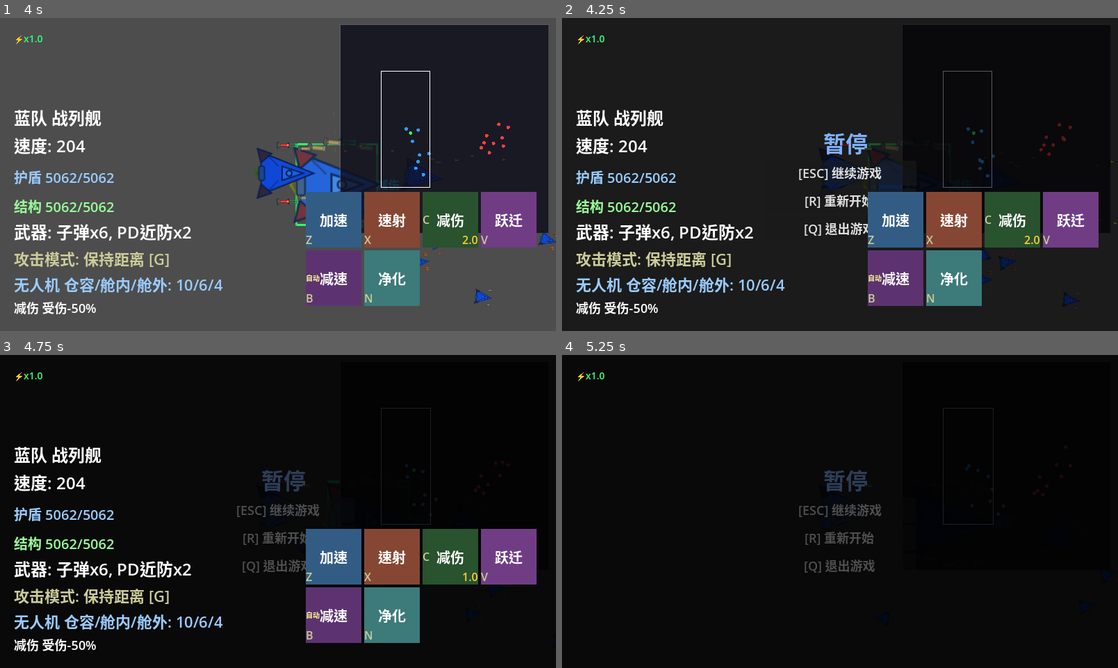
Above: before the commit, frames 1-4 (two rows, left to right).
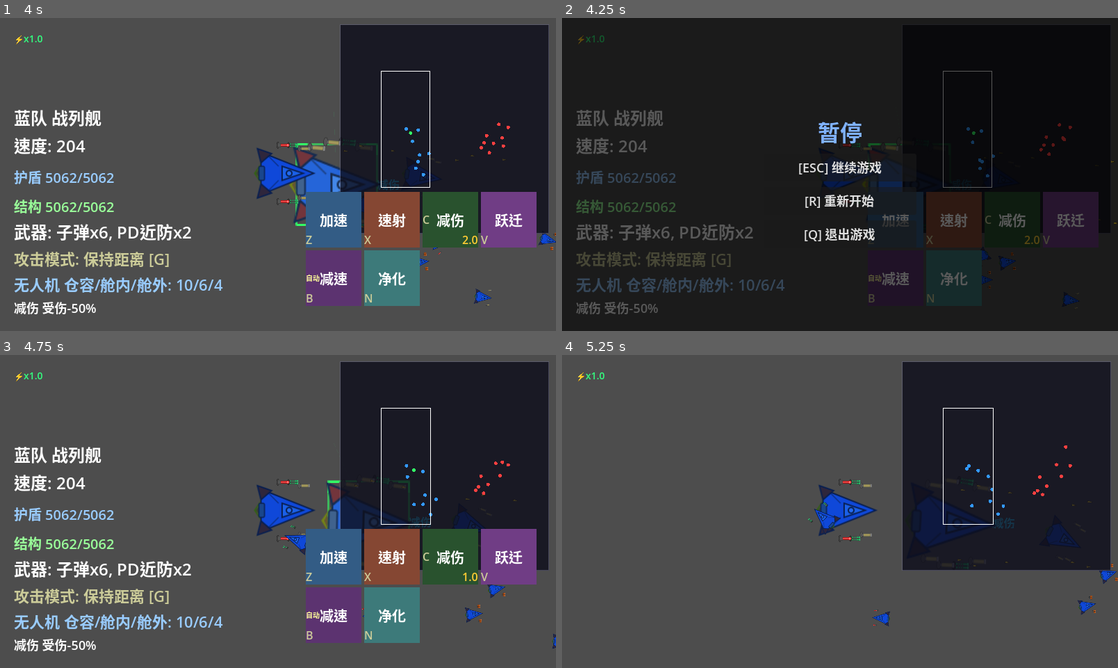
Above: after the commit, the same moments.

Repository: ZhanXuzhao/SpaceRTS
Game: Godot game, scene res://scenes/main.tscn
Two runs of this game, one before a commit and one after it. Both use one fixed random seed, a clock stepped at 60 frames per second and the inputs below.
Inputs (mouse positions are in pixels of both pictures, inside the frame that each line leads up to):
- Up to frame 1 (4 s): tap Enter at 0.5 s; move the mouse to (400, 158) at 0.52 s; hold W 0.53-1.25 s; tap R at 0.6 s; click (400, 158) at 0.67 s; drag from (166, 190) to (72, 93) at 1.27 s; move the mouse to (333, 105) at 2.02 s; hold W 2.03-2.75 s; tap H at 2.1 s; click (333, 105) at 2.17 s; drag from (250, 237) to (339, 174) at 2.77 s; move the mouse to (444, 221) at 3.52 s; hold A from 3.53 s (still down); tap G at 3.6 s; click (444, 221) at 3.67 s
- Up to frame 2 (4.25 s): keep holding A; tap Escape at 4.15 s
- Up to frame 3 (4.75 s): release A at 4.25 s; click "[ESC] 继续游戏" at 4.25 s
- Up to frame 4 (5.25 s): click (840, 536) at 5 s, where only the run before the commit has a clickable "[R] 重新开始"

Frame 1 is identical in both runs. In frame 2, 16% of the frame differs, in the area x 2-97%, y 5-95%; in frame 3, 86%; in frame 4, 99%, in the area x 0-100%, y 0-100%.

Commit message:
refactor: ESC菜单改为静态场景布局，修复鼠标点击无响应
- 新建 scenes/overlay.tscn 静态场景，替代动态创建 UI
- overlay.gd 改为引用场景节点，build_menu() 动态切换暂停/结束内容
- 移除 main.gd 中硬编码的中心区域点击拦截（干扰按钮事件）
- 合并 PauseMenu/GameOverMenu 为单层 MenuContainer
- 所有交互节点设置 process_mode=ALWAYS 确保暂停时可点击

Diff:
--- a/scenes/main.tscn
+++ b/scenes/main.tscn
@@ -4,6 +4,7 @@
 [ext_resource type="PackedScene" uid="uid://b7eaqud7iciyu" path="res://scenes/unit.tscn" id="2"]
 [ext_resource type="Script" uid="uid://bkb3irhwvj522" path="res://scripts/hud.gd" id="3"]
 [ext_resource type="Script" uid="uid://70ra2eu01cf8" path="res://scripts/minimap.gd" id="4"]
+[ext_resource type="PackedScene" path="res://scenes/overlay.tscn" id="5"]
 
 [node name="Main" type="Node2D" unique_id=1288269235]
 script = ExtResource("1")
@@ -22,8 +23,6 @@
 
 [node name="Minimap" type="Node2D" parent="MinimapLayer/MinimapContainer" unique_id=916498273]
 script = ExtResource("4")
-
-[node name="OverlayLayer" type="CanvasLayer" parent="." unique_id=418456760]
 
 [node name="HudLayer" type="CanvasLayer" parent="." unique_id=1765123370]
 
@@ -291,37 +290,39 @@
 theme_override_colors/font_color = Color(1, 0.8, 0.2, 1)
 theme_override_font_sizes/font_size = 16
 
-[node name="SkillBtn5" type="MarginContainer" parent="HudLayer/Hud/SkillPanel"]
-custom_minimum_size = Vector2(80, 80)
-layout_mode = 2
-
-[node name="Bg" type="ColorRect" parent="HudLayer/Hud/SkillPanel/SkillBtn5"]
+[node name="SkillBtn5" type="MarginContainer" parent="HudLayer/Hud/SkillPanel" unique_id=32682040]
+custom_minimum_size = Vector2(80, 80)
+layout_mode = 2
+
+[node name="Bg" type="ColorRect" parent="HudLayer/Hud/SkillPanel/SkillBtn5" unique_id=1223542272]
 layout_mode = 2
 color = Color(0.3, 0.9, 0.9, 1)
 
-[node name="Border" type="ColorRect" parent="HudLayer/Hud/SkillPanel/SkillBtn5"]
-layout_mode = 2
-mouse_filter = 2
-color = Color(0.2, 0.2, 0.2, 0.6)
-
-[node name="Name" type="Label" parent="HudLayer/Hud/SkillPanel/SkillBtn5"]
+[node name="Border" type="ColorRect" parent="HudLayer/Hud/SkillPanel/SkillBtn5" unique_id=1668576729]
+layout_mode = 2
+mouse_filter = 2
+color = Color(0.2, 0.2, 0.2, 0.6)
+
+[node name="Name" type="Label" parent="HudLayer/Hud/SkillPanel/SkillBtn5" unique_id=645079958]
 layout_mode = 2
 theme_override_font_sizes/font_size = 20
 text = "净化"
 horizontal_alignment = 1
 vertical_alignment = 1
 
-[node name="Key" type="Label" parent="HudLayer/Hud/SkillPanel/SkillBtn5"]
+[node name="Key" type="Label" parent="HudLayer/Hud/SkillPanel/SkillBtn5" unique_id=1295770453]
 layout_mode = 2
 size_flags_vertical = 8
 theme_override_colors/font_color = Color(0.8, 0.8, 0.6, 1)
 theme_override_font_sizes/font_size = 16
 text = "N"
 
-[node name="CD" type="Label" parent="HudLayer/Hud/SkillPanel/SkillBtn5"]
-visible = false
-layout_mode = 2
-size_flags_horizontal = 8
-size_flags_vertical = 8
-theme_override_colors/font_color = Color(1, 0.8, 0.2, 1)
-theme_override_font_sizes/font_size = 16
+[node name="CD" type="Label" parent="HudLayer/Hud/SkillPanel/SkillBtn5" unique_id=481786311]
+visible = false
+layout_mode = 2
+size_flags_horizontal = 8
+size_flags_vertical = 8
+theme_override_colors/font_color = Color(1, 0.8, 0.2, 1)
+theme_override_font_sizes/font_size = 16
+
+[node name="OverlayLayer" parent="." unique_id=423672716 instance=ExtResource("5")]
--- /dev/null
+++ b/scenes/overlay.tscn
@@ -0,0 +1,68 @@
+[gd_scene format=3]
+
+[ext_resource type="Script" path="res://scripts/overlay.gd" id="1"]
+
+[node name="OverlayUI" type="CanvasLayer"]
+script = ExtResource("1")
+process_mode = 3
+
+[node name="Bg" type="ColorRect" parent="."]
+anchors_preset = 0
+anchor_left = 0.0
+anchor_top = 0.0
+anchor_right = 1.0
+anchor_bottom = 1.0
+color = Color(0, 0, 0, 0.65)
+mouse_filter = 2
+
+[node name="MenuContainer" type="VBoxContainer" parent="."]
+visible = false
+process_mode = 3
+anchors_preset = 8
+anchor_left = 0.5
+anchor_top = 0.5
+anchor_right = 0.5
+anchor_bottom = 0.5
+offset_left = -110.0
+offset_top = -86.0
+offset_right = 110.0
+offset_bottom = 86.0
+size_flags_horizontal = 4
+theme_override_constants/separation = 8
+
+[node name="Title" type="Label" parent="MenuContainer"]
+layout_mode = 2
+theme_override_font_sizes/font_size = 32
+horizontal_alignment = 1
+vertical_alignment = 1
+text = "暂停"
+
+[node name="Subtitle" type="Label" parent="MenuContainer"]
+visible = false
+layout_mode = 2
+theme_override_colors/font_color = Color(1, 1, 1, 1)
+theme_override_font_sizes/font_size = 22
+horizontal_alignment = 1
+vertical_alignment = 1
+text = ""
+
+[node name="ResumeBtn" type="Button" parent="MenuContainer"]
+layout_mode = 2
+process_mode = 3
+custom_minimum_size = Vector2(220, 40)
+theme_override_font_sizes/font_size = 18
+text = "[ESC] 继续游戏"
+
+[node name="RestartBtn" type="Button" parent="MenuContainer"]
+layout_mode = 2
+process_mode = 3
+custom_minimum_size = Vector2(220, 40)
+theme_override_font_sizes/font_size = 18
+text = "[R] 重新开始"
+
+[node name="QuitBtn" type="Button" parent="MenuContainer"]
+layout_mode = 2
+process_mode = 3
+custom_minimum_size = Vector2(220, 40)
+theme_override_font_sizes/font_size = 18
+text = "[Q] 退出游戏"
--- a/scripts/main.gd
+++ b/scripts/main.gd
@@ -86,9 +86,8 @@
 	var vsize = get_viewport().get_visible_rect().size
 	_minimap_container.position = Vector2(vsize.x - _minimap_container.size.x - 10, 10)
 
-	# 菜单覆图层（场景中已有 OverlayLayer）
+	# 菜单覆图层（场景中实例化 Overlay.tscn）
 	_overlay = $OverlayLayer
-	_overlay.set_script(preload("res://scripts/overlay.gd"))
 	_overlay.main = self
 	_overlay.process_mode = Node.PROCESS_MODE_ALWAYS
 	_overlay.visible = false
@@ -104,13 +103,6 @@
 	if _game_over or _paused:
 		if _paused:
 			_minimap_node.queue_redraw()
-			if Input.is_mouse_button_pressed(MOUSE_BUTTON_LEFT):
-				var center = get_viewport().get_visible_rect().size / 2
-				var click = get_viewport().get_mouse_position() - center
-				if abs(click.x) < 100 and abs(click.y) < 75:
-					_paused = false
-					get_tree().paused = false
-					_overlay.show(); _overlay.build_menu()
 		return
 	_check_game_over()
 
@@ -219,7 +211,7 @@
 func _resume_game() -> void:
 	_paused = false
 	get_tree().paused = false
-	_overlay.hide()
+	_overlay.hide_menu()
 
 
 func _restart_game() -> void:
@@ -228,7 +220,7 @@
 
 
 func _input(event: InputEvent) -> void:
-	# ---- 游戏结束 / 暂停时的键盘/鼠标操作 ----
+	# ---- 游戏结束 / 暂停时的键盘操作（鼠标操作交给覆盖层按钮处理）----
 	if _game_over or _paused:
 		if event is InputEventKey and event.pressed:
 			match event.keycode:
@@ -239,19 +231,6 @@
 					_restart_game()
 				KEY_Q:
 					get_tree().quit()
-		if event is InputEventMouseButton and event.pressed and event.button_index == MOUSE_BUTTON_LEFT:
-			var center = get_viewport().get_visible_rect().size / 2
-			var click = event.position - center
-			if _paused:
-				# 点击中心区域 200x150 恢复游戏
-				if abs(click.x) < 100 and abs(click.y) < 75:
-					_paused = false
-					get_tree().paused = false
-					_overlay.show(); _overlay.build_menu()
-					return
-			if _game_over:
-				if abs(click.x) < 100 and abs(click.y) < 75:
-					get_tree().reload_current_scene()
 		return
 
 	# ---- F5：快速重新开始 ----
--- a/scripts/overlay.gd
+++ b/scripts/overlay.gd
@@ -3,78 +3,53 @@
 ## 指向 Main 的引用
 var main: Node2D = null
 
+# 场景节点引用
+var _bg: ColorRect
+var _menu: VBoxContainer
+var _title: Label
+var _subtitle: Label
+var _resume_btn: Button
+
+
+func _ready() -> void:
+	_bg = $Bg
+	_menu = $MenuContainer
+	_title = $MenuContainer/Title
+	_subtitle = $MenuContainer/Subtitle
+	_resume_btn = $MenuContainer/ResumeBtn
+
+	$MenuContainer/ResumeBtn.pressed.connect(_resume)
+	$MenuContainer/RestartBtn.pressed.connect(_restart)
+	$MenuContainer/QuitBtn.pressed.connect(_quit)
+
+	# 初始隐藏
+	_bg.visible = false
+	_menu.visible = false
+
 
 func build_menu() -> void:
-	"""创建暂停/游戏结束 UI 控件"""
-	# 半透明遮罩
-	var bg = ColorRect.new()
-	bg.name = "Bg"
-	bg.color = Color(0, 0, 0, 0.65)
-	bg.mouse_filter = Control.MOUSE_FILTER_IGNORE
-	bg.set_anchors_and_offsets_preset(Control.PRESET_FULL_RECT)
-	add_child(bg)
+	"""根据场景动态更新 UI 内容"""
+	_bg.visible = true
+	_menu.visible = true
 
-	# 标签 + 按钮共用设置
-	var center_x = get_viewport().get_visible_rect().size.x / 2
-	var center_y = get_viewport().get_visible_rect().size.y / 2
-	var font_size := 18
-	var btn_w := 220
-	var btn_h := 36
+	if main._game_over:
+		var is_victory = main._winner == "蓝队"
+		_title.text = "胜利！" if is_victory else "失败！"
+		_title.add_theme_color_override("font_color", Color(0.3, 1.0, 0.5) if is_victory else Color(1.0, 0.3, 0.3))
+		_subtitle.text = main._winner + "获胜"
+		_subtitle.visible = true
+		_resume_btn.visible = false
 
-	# --- 游戏结束 ---
-	if main._game_over:
-		# 标题 Label
-		var title = Label.new()
-		title.name = "Title"
-		var is_victory = main._winner == "蓝队"
-		title.text = "胜利！" if is_victory else "失败！"
-		title.add_theme_color_override("font_color", Color(0.3, 1.0, 0.5) if is_victory else Color(1.0, 0.3, 0.3))
-		title.add_theme_font_size_override("font_size", 32)
-		title.horizontal_alignment = HORIZONTAL_ALIGNMENT_CENTER
-		title.position = Vector2(center_x - 80, center_y - 80)
-		title.size = Vector2(160, 40)
-		add_child(title)
-
-		# 副标题
-		var sub = Label.new()
-		sub.name = "Subtitle"
-		sub.text = main._winner + "获胜"
-		sub.add_theme_color_override("font_color", Color.WHITE)
-		sub.add_theme_font_size_override("font_size", 22)
-		sub.horizontal_alignment = HORIZONTAL_ALIGNMENT_CENTER
-		sub.position = Vector2(center_x - 80, center_y - 40)
-		sub.size = Vector2(160, 30)
-		add_child(sub)
-
-		_add_button("[R] 重新开始", center_y + 10, font_size, btn_w, btn_h, _restart)
-		_add_button("[Q] 退出游戏", center_y + 50, font_size, btn_w, btn_h, _quit)
-
-	# --- 暂停 ---
 	elif main._paused:
-		var title = Label.new()
-		title.name = "Title"
-		title.text = "  暂停"
-		title.add_theme_color_override("font_color", Color(0.5, 0.7, 1.0))
-		title.add_theme_font_size_override("font_size", 32)
-		title.horizontal_alignment = HORIZONTAL_ALIGNMENT_CENTER
-		title.position = Vector2(center_x - 80, center_y - 70)
-		title.size = Vector2(160, 40)
-		add_child(title)
-
-		_add_button("[ESC] 继续游戏", center_y - 20, font_size, btn_w, btn_h, _resume)
-		_add_button("[R] 重新开始", center_y + 20, font_size, btn_w, btn_h, _restart)
-		_add_button("[Q] 退出游戏", center_y + 60, font_size, btn_w, btn_h, _quit)
+		_title.text = "暂停"
+		_title.add_theme_color_override("font_color", Color(0.5, 0.7, 1.0))
+		_subtitle.visible = false
+		_resume_btn.visible = true
 
 
-func _add_button(text: String, y: float, font_size: int, w: int, h: int, callback: Callable) -> void:
-	var btn = Button.new()
-	btn.text = text
-	btn.add_theme_font_size_override("font_size", font_size)
-	btn.custom_minimum_size = Vector2(w, h)
-	btn.position = Vector2(get_viewport().get_visible_rect().size.x / 2.0 - w / 2.0, y)
-	btn.size = Vector2(w, h)
-	btn.pressed.connect(callback)
-	add_child(btn)
+func hide_menu() -> void:
+	_bg.visible = false
+	_menu.visible = false
 
 
 func _resume() -> void:
